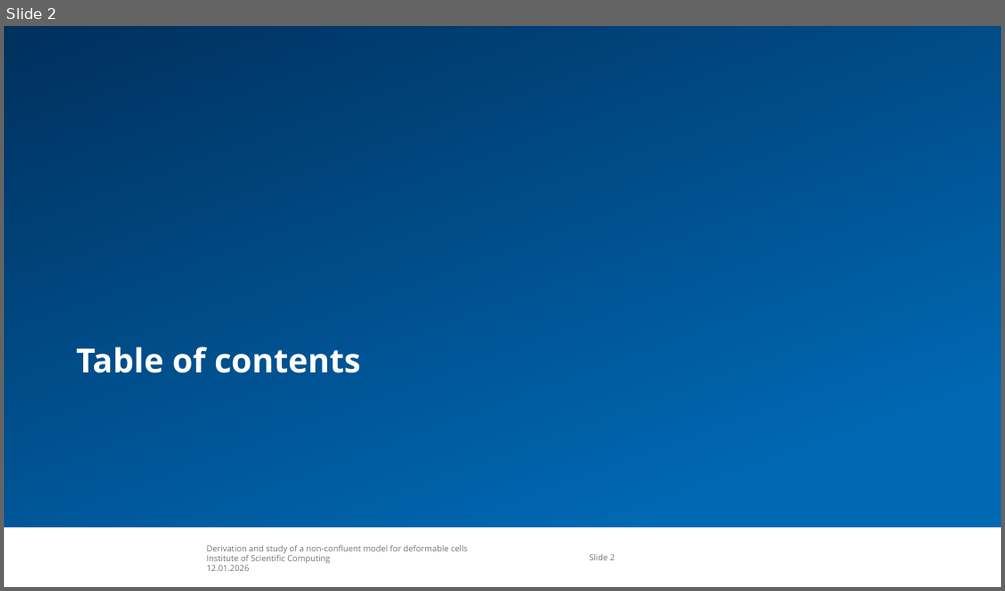
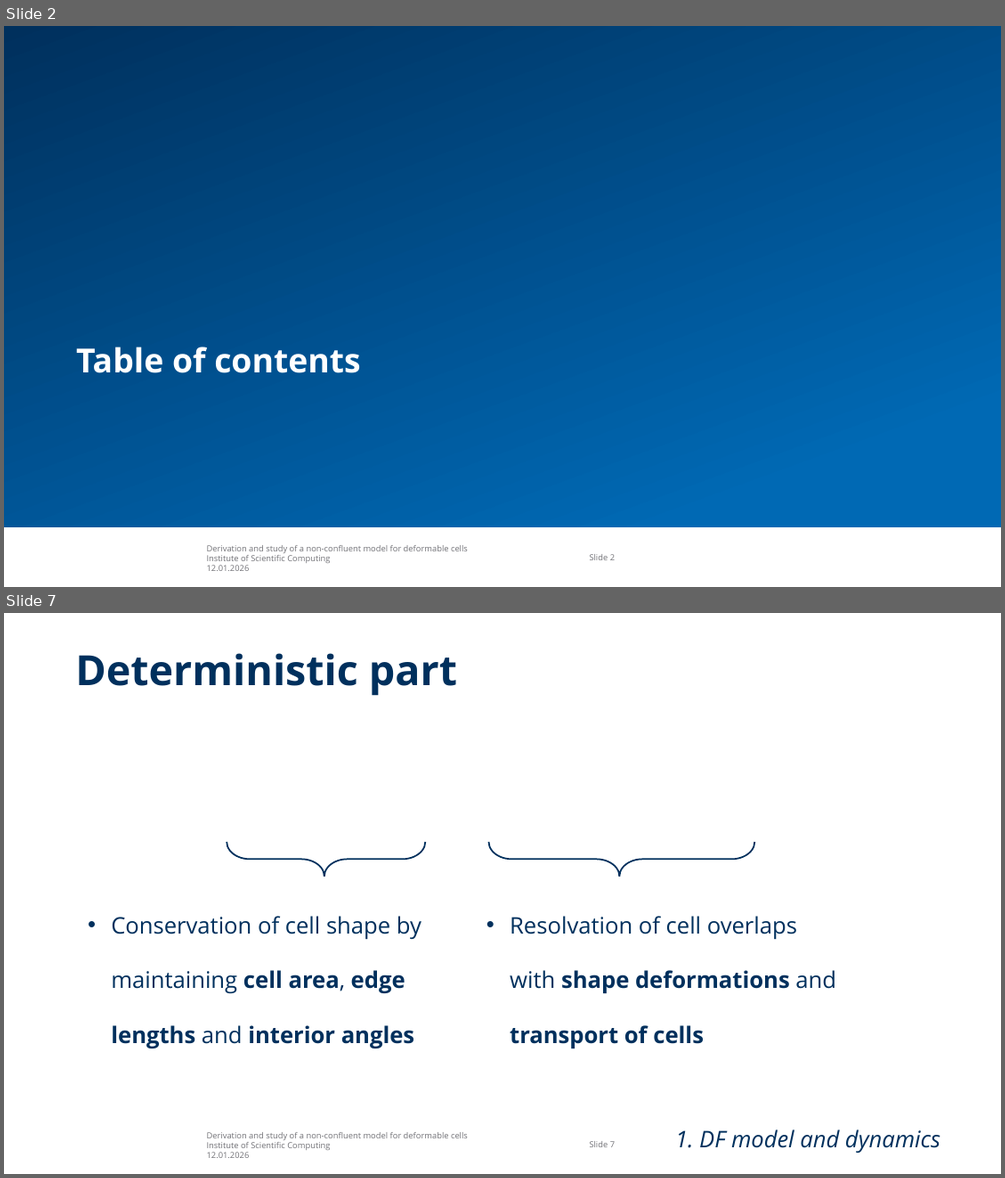
Before and after one commit to tivo476c/FlexibleCellModel, a slide deck: verteidigung.pptx. Shown one above the other, each under a label of ours: slide 2 before the commit, slides 2 and 7 after it; the slides between them are not shown. The pictures are 1005x591 and 1005x1178 pixels, drawn with LibreOffice and Linux fonts; fonts in the diff are those of the drawing; grey boxes stand for pictures; background and template pictures are left out. Boxes give left, top, right and bottom in pixels: in the first picture for what was removed or moved away, otherwise in the second. Text is boxed around its words. In the diff, an @@ line names an element or a change of style, - is before the commit and + after.

```diff
--- a/verteidigung.pptx
+++ b/verteidigung.pptx
@@ slide 7 added at box(4, 613, 1001, 1174), background #FFFFFF; not listed: 2 template elements that a slide beside it also shows @@
@@ text added at box(75, 653, 457, 695), 40 pt, text #00305D, bold @@
+Deterministic part
@@ right brace added at box(226, 842, 426, 876), outline #00305D 1.5 pt @@
@@ right brace added at box(488, 842, 755, 876), outline #00305D 1.5 pt @@
@@ text added at box(111, 916, 421, 1048), 22 pt, text #00305D @@
+• Conservation of cell shape by maintaining cell area, edge lengths and interior angles
@@ text added at box(510, 916, 836, 1049), 22 pt, text #00305D, bold @@
+• Resolvation of cell overlaps with shape deformations and transport of cells
@@ title added at box(675, 1129, 940, 1152), 22 pt, text #00305D, italic @@
+1. DF model and dynamics
```
Also in this commit, not shown: 19 other slides added, 1 slide removed, 3 other files.
